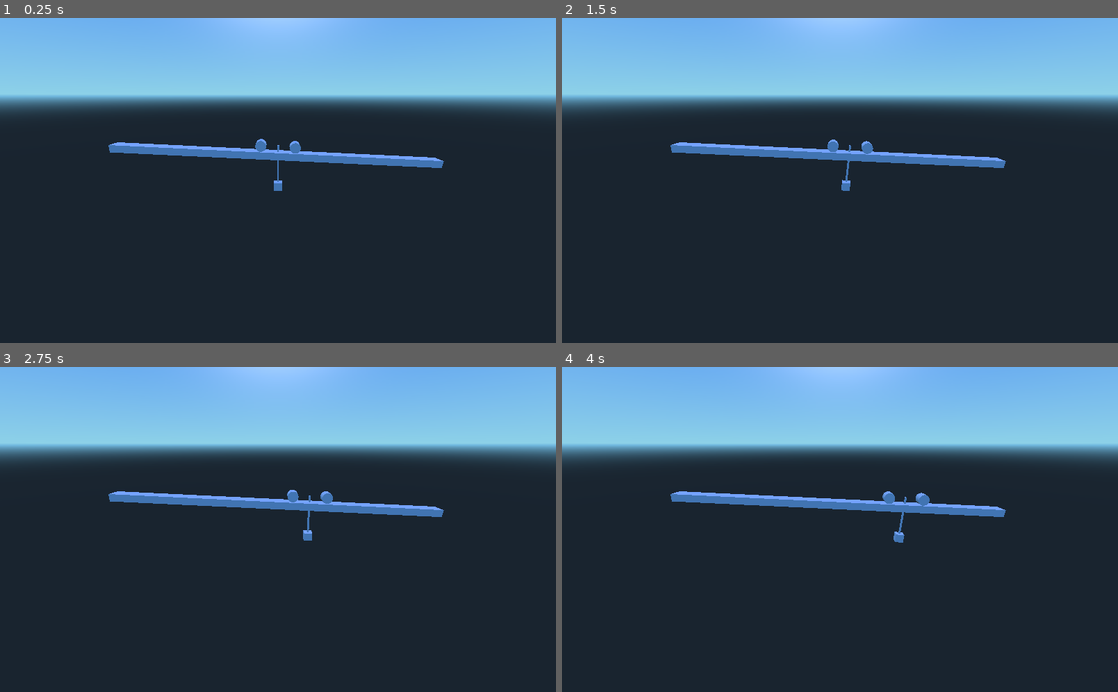
Above: before the commit, frames 1-4 (two rows, left to right).
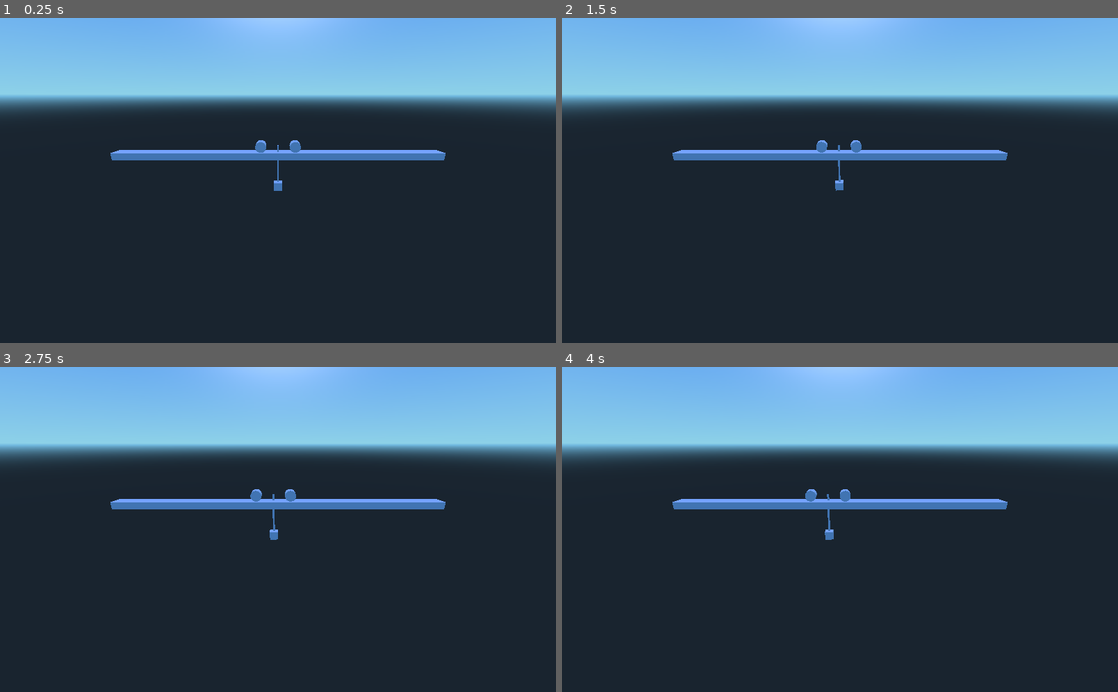
Above: after the commit, the same moments.

Repository: yurumi/rosgodot
Game: Godot game, scene res://GantryCraneRos.tscn
Two runs of this game, one before a commit and one after it. Both use one fixed random seed, a clock stepped at 60 frames per second and the inputs below.
Inputs:
- Up to frame 1 (0.25 s): no input
- Up to frame 2 (1.5 s): tap Enter at 0.5 s
- Up to frame 3 (2.75 s): no input
- Up to frame 4 (4 s): no input

The runs differ from the first frame. In frame 1, 2.0% of the frame differs, in the area x 19-81%, y 37-47%; in frame 2, 2.3%, in the area x 19-81%, y 37-54%; in frame 3, 2.2%; in frame 4, 2.3%.
Error after the commit: Parse Error: The identifier "Summator" isn't declared in the current scope. (res://GantryCraneRos.gd:11)

Commit message:
Publish state messages, receive and apply control messages.

Diff:
--- a/Crane.tscn
+++ b/Crane.tscn
@@ -34,7 +34,7 @@
 radial_segments = 10
 rings = 1
 
-[node name="Crane" type="Spatial"]
+[node name="Crane" type="Spatial" index="0"]
 script = ExtResource( 1 )
 _sections_unfolded = [ "Script" ]
 
@@ -231,4 +231,4 @@
 motor/enable = false
 motor/target_velocity = 1.0
 motor/max_impulse = 1.0
-_sections_unfolded = [ "Nodes", "Params", "Transform" ]
+_sections_unfolded = [ "Angular Limit", "Nodes", "Params", "Transform" ]
--- a/GantryCraneRos.gd
+++ b/GantryCraneRos.gd
@@ -1,9 +1,25 @@
 extends Spatial
+
+onready var CraneBody = get_node('Crane/Body')
+onready var CraneLoad = get_node('Crane/Load')
+
+var rosnode
+var ctrl_input = 0.0
 
 # Called when the node enters the scene tree for the first time.
 func _ready():
-	pass
+	rosnode = Summator.new()
+
+	# Signals & Slots
+	rosnode.connect('control_msg_received', self, 'on_control_msg_received')
 
 func _physics_process(delta):
-	# TestBody.add_force(Vector3(0, force, 0), Vector3(0, 0, 0))
-	pass
+	# print(CraneBody.get_translation())
+	rosnode.setStateData(CraneBody.get_translation(), CraneBody.get_linear_velocity().x, \
+						 CraneLoad.get_translation(), CraneLoad.get_linear_velocity().x, \
+						 CraneLoad.get_rotation().z)
+	rosnode.spinOnce()
+	CraneBody.add_force(Vector3(ctrl_input/100.0, 0, 0), Vector3(0, 0, 0))
+
+func on_control_msg_received(val):
+	ctrl_input = val
--- a/GantryCraneRos.tscn
+++ b/GantryCraneRos.tscn
@@ -4,7 +4,7 @@
 [ext_resource path="res://Rail.tscn" type="PackedScene" id=2]
 [ext_resource path="res://Crane.tscn" type="PackedScene" id=3]
 
-[node name="GantryCraneRos" type="Spatial" index="0"]
+[node name="GantryCraneRos" type="Spatial"]
 script = ExtResource( 1 )
 _sections_unfolded = [ "Script" ]
 
@@ -25,6 +25,7 @@
 _sections_unfolded = [ "Transform" ]
 
 [node name="Rail" parent="." index="1" instance=ExtResource( 2 )]
+transform = Transform( 1, 0, 0, 0, 1, 0, 0, 0, 1, 0, 0, 0 )
 
 [node name="Crane" parent="." index="2" instance=ExtResource( 3 )]
 transform = Transform( 1, 0, 0, 0, 1, 0, 0, 0, 1, 0, 0.561971, 0 )
